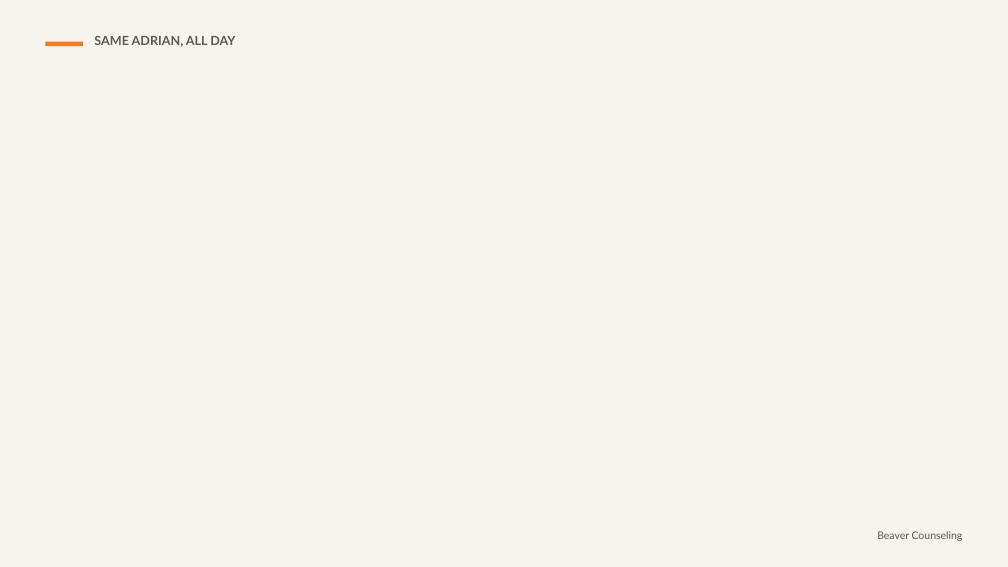
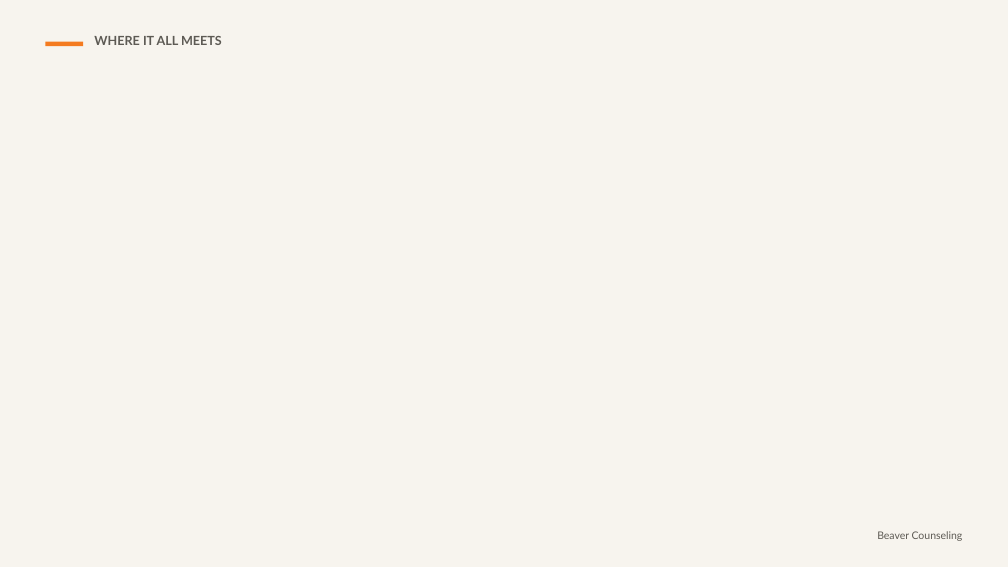
Before and after one commit to rmwtoolkit/bcds-toolkit, a slide deck: slide 19 of decks/everything-connects-lesson-v2.pptx (slide 8 before the commit). Drawn at 1008x567 pixels with LibreOffice and Linux fonts; fonts in the diff are those of the drawing; background and template pictures are left out. Boxes give left, top, right and bottom in pixels: in the first picture for what was removed or moved away, otherwise in the second. Text is boxed around its words. In the diff, an @@ line names an element or a change of style, - is before the commit and + after.

```diff
--- a/decks/everything-connects-lesson-v2.pptx
+++ b/decks/everything-connects-lesson-v2.pptx
@@ text at [94,36,222,45]: text changed @@
-SAME ADRIAN, ALL DAY
+WHERE IT ALL MEETS
```
Also in this commit, not shown: 14 other slides changed, 8 slides removed, 3 other files.
